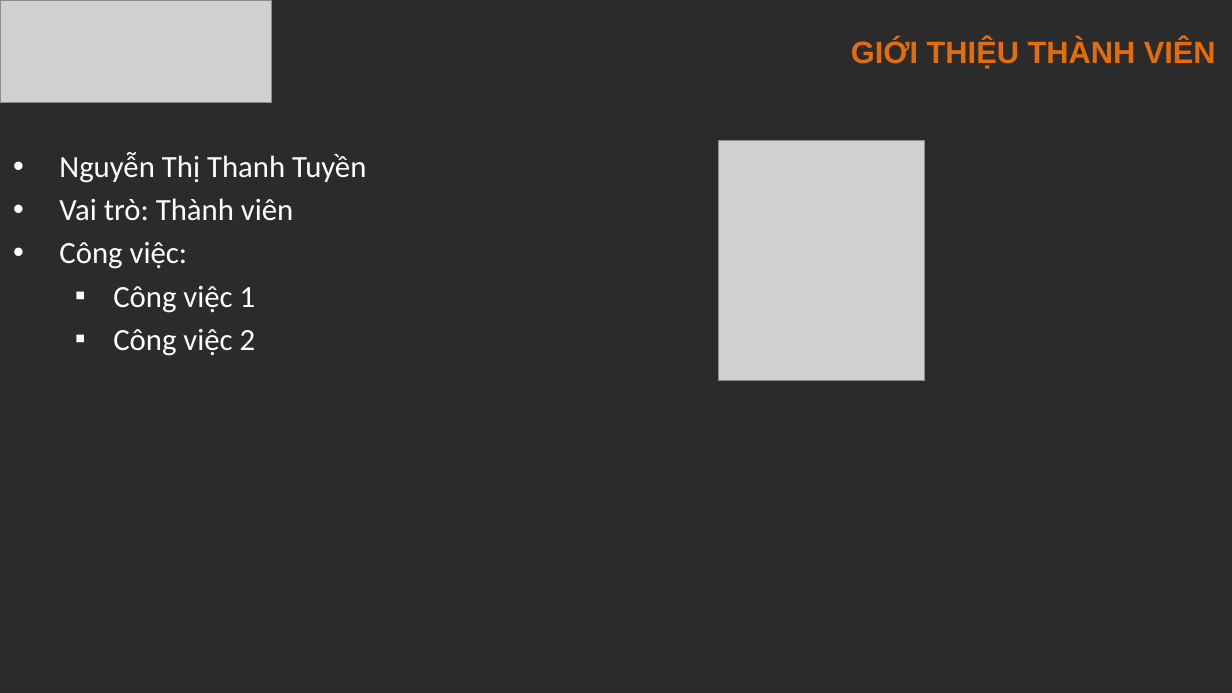
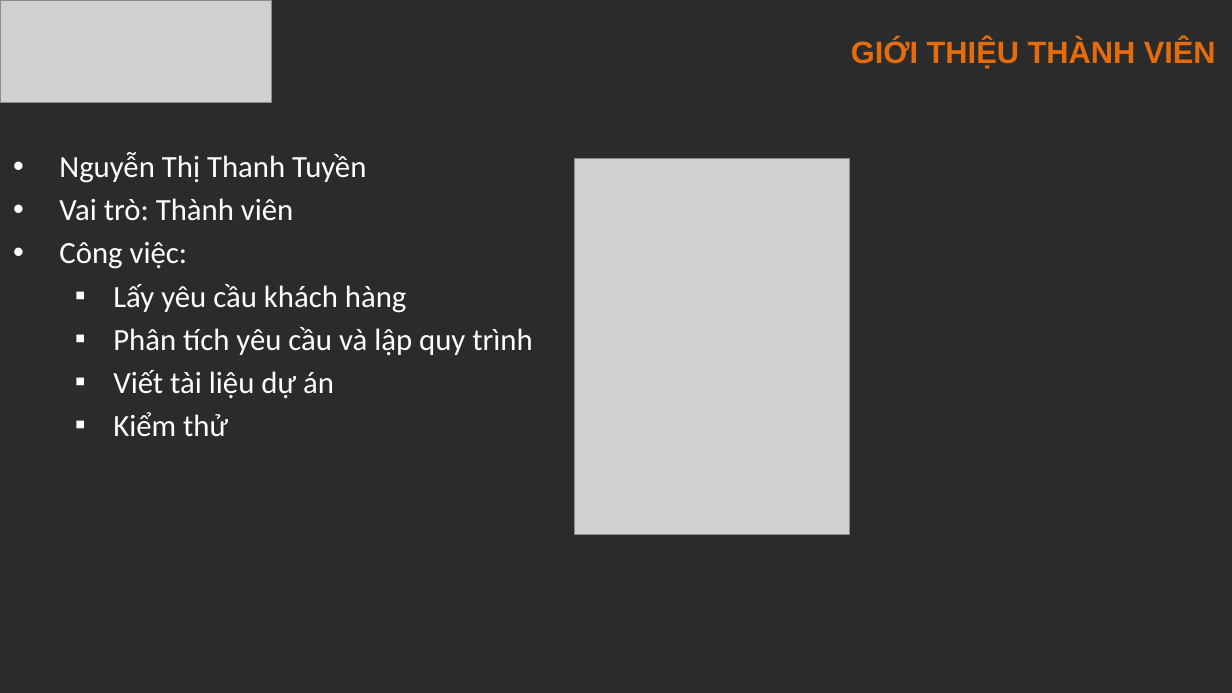
Before and after one commit to Kaykaku/DATN_FoodStore, a slide deck: slide 4 of DocumentAndDatabase/WORKSHOP/ppt.pptx. Drawn at 1232x693 pixels with LibreOffice and Linux fonts; fonts in the diff are those of the drawing; grey boxes stand for pictures; background and template pictures are left out; a plain dark background stands for a picture behind light text. Boxes give left, top, right and bottom in pixels: in the first picture for what was removed or moved away, otherwise in the second. Text is boxed around its words. In the diff, an @@ line names an element or a change of style, - is before the commit and + after.

```diff
--- a/DocumentAndDatabase/WORKSHOP/ppt.pptx
+++ b/DocumentAndDatabase/WORKSHOP/ppt.pptx
@@ picture removed at [719,140,925,381] @@
@@ picture added at [575,158,850,535] @@
@@ text at [113,284,532,437]: text changed @@
-  ▪ Công việc 1
-  ▪ Công việc 2
+  ▪ Lấy yêu cầu khách hàng
+  ▪ Phân tích yêu cầu và lập quy trình
+  ▪ Viết tài liệu dự án
+  ▪ Kiểm thử
```
Also in this commit, not shown: 4 other slides changed, 37 other files.
